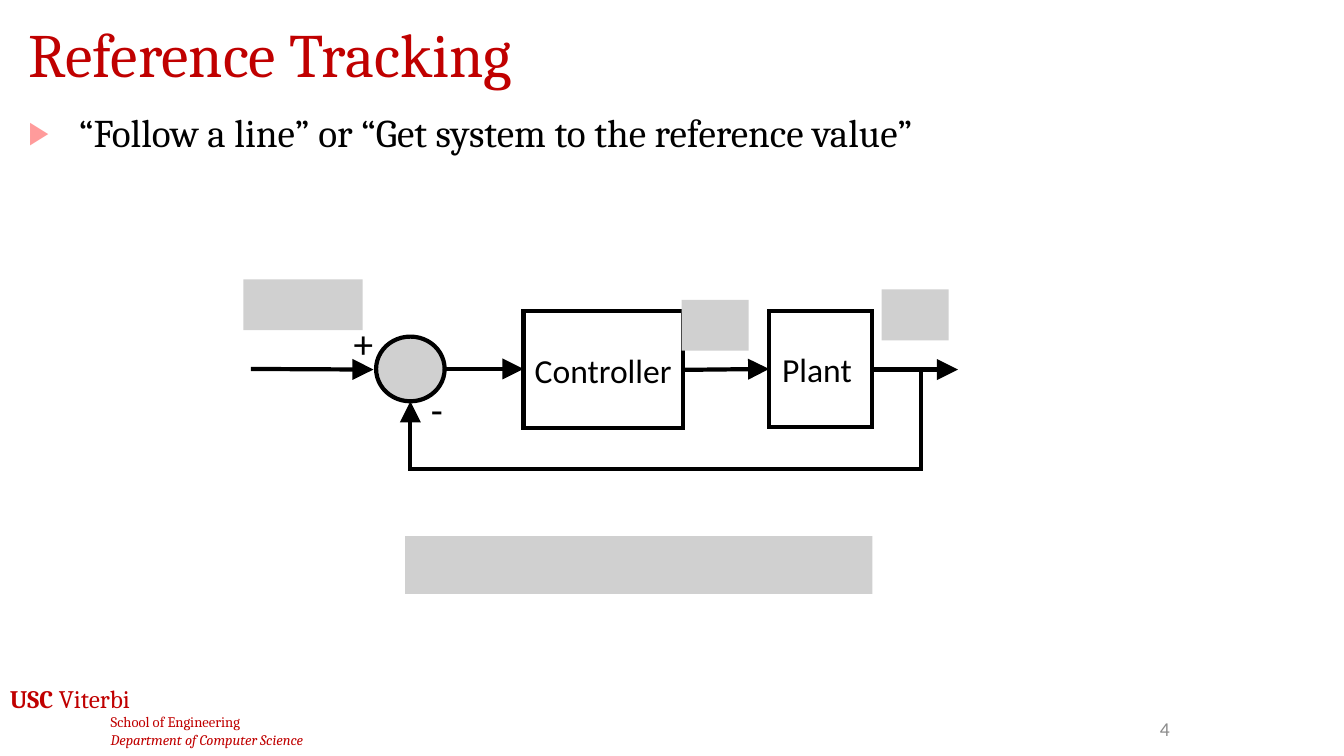
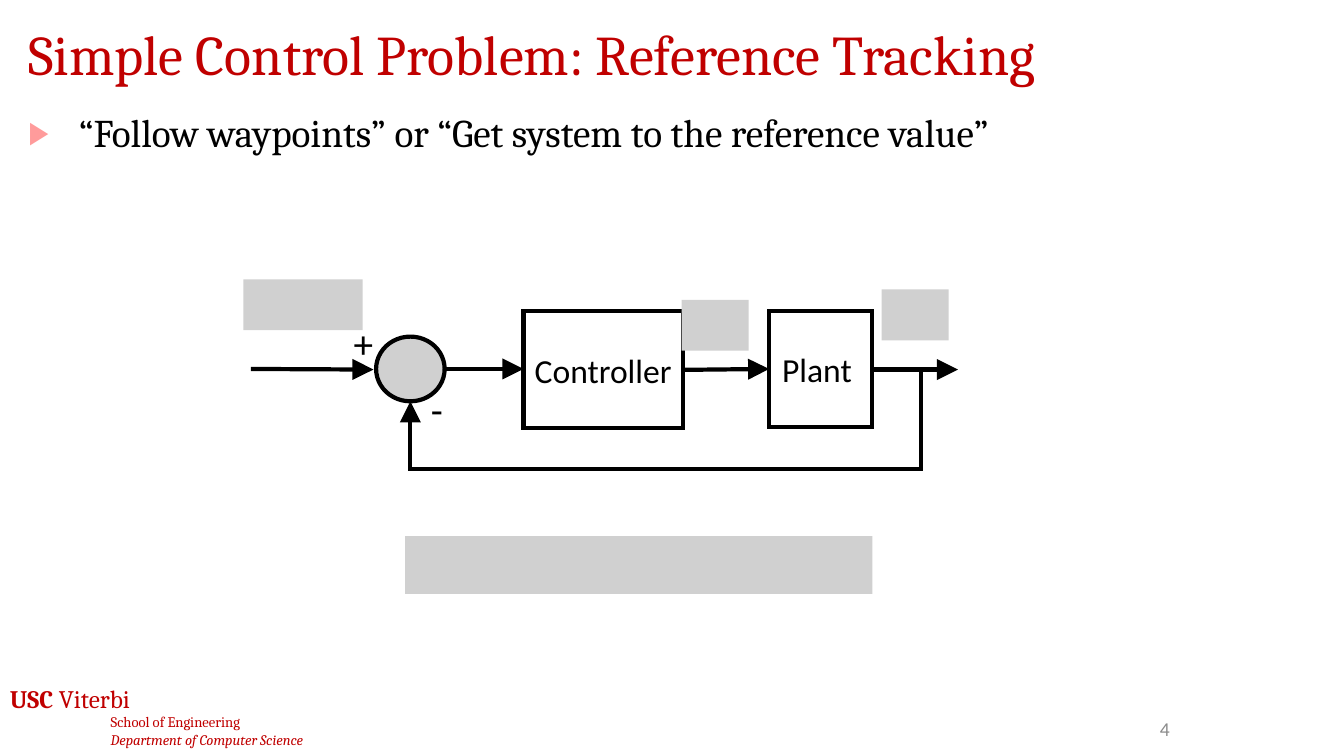
Before and after one commit to jdeshmukh/jdeshmukh.github.io, a slide deck: slide 4 of teaching/cs513-autocps-fall-2026/slides/5-Control.pptx. Drawn at 1344x756 pixels with LibreOffice and Linux fonts; fonts in the diff are those of the drawing; grey boxes stand for pictures; background and template pictures are left out. Boxes give left, top, right and bottom in pixels: in the first picture for what was removed or moved away, otherwise in the second. Text is boxed around its words. In the diff, an @@ line names an element or a change of style, - is before the commit and + after.

```diff
--- a/teaching/cs513-autocps-fall-2026/slides/5-Control.pptx
+++ b/teaching/cs513-autocps-fall-2026/slides/5-Control.pptx
@@ title at [28, 35, 1035, 88]: text changed; size 44 to 40 pt @@
-Reference Tracking
+Simple Control Problem: Reference Tracking
@@ text at [79, 119, 989, 156]: text changed @@
-▶ “Follow a line” or “Get system to the reference value”
+▶ “Follow waypoints” or “Get system to the reference value”
```
Also in this commit, not shown: 7 other slides changed, 1 slide added, 3 other files.
